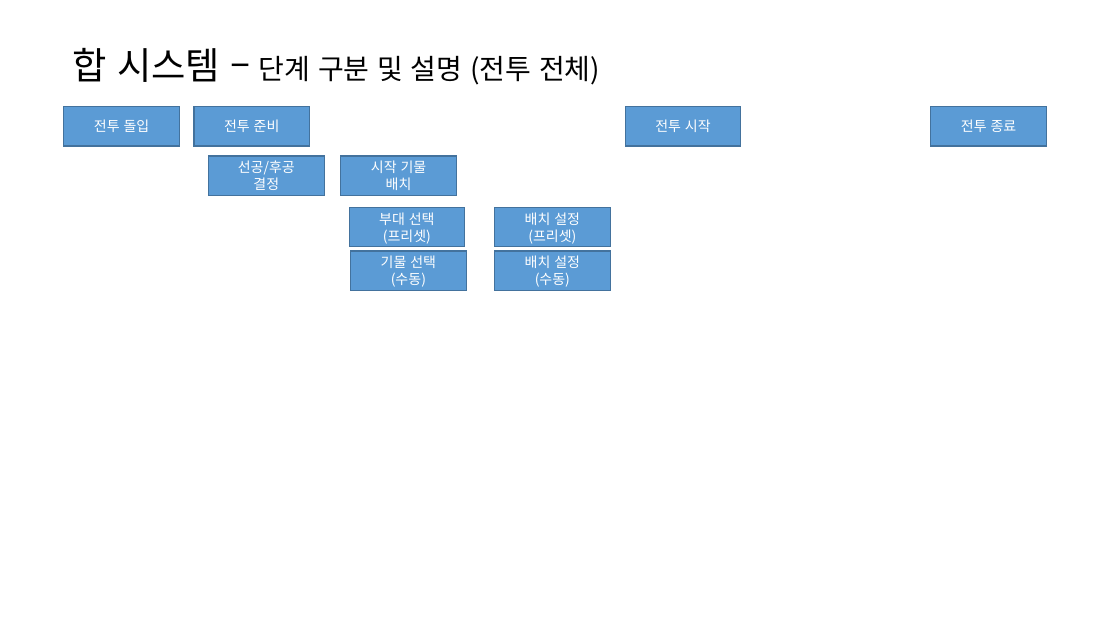
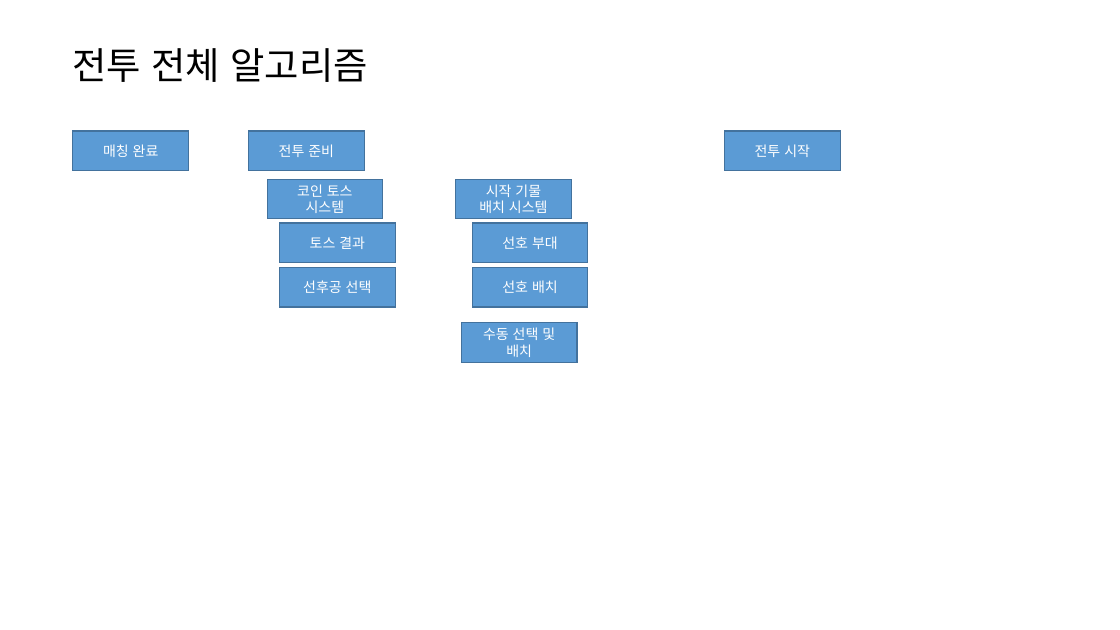
Before and after one commit to yjk0401/unityenginebasic_9th, a slide deck: slide 3 of 기획/체스/체스 전투 시스템 기획서.pptx. Drawn at 1120x630 pixels with LibreOffice and Linux fonts; fonts in the diff are those of the drawing. Boxes give left, top, right and bottom in pixels: in the first picture for what was removed or moved away, otherwise in the second. Text is boxed around its words. In the diff, an @@ line names an element or a change of style, - is before the commit and + after.

```diff
--- a/기획/체스/체스 전투 시스템 기획서.pptx
+++ b/기획/체스/체스 전투 시스템 기획서.pptx
@@ text at box(72, 48, 368, 82): text changed; size 24 to 32 pt @@
-합 시스템 – 단계 구분 및 설명 (전투 전체)
+전투 전체 알고리즘
@@ rectangle removed at box(64, 107, 180, 146) @@
-전투 돌입
@@ rectangle removed at box(931, 107, 1047, 146) @@
-전투 종료
@@ rectangle added at box(73, 131, 189, 171), fill #5B9BD5, outline #43739E 1 pt, 12 pt, text #FFFFFF @@
+매칭 완료
@@ rectangle "전투 준비": place and size @@
-rectangle "전투 준비" at box(194, 107, 310, 146)
+rectangle "전투 준비" at box(249, 131, 365, 171)
@@ rectangle "전투 시작": place and size @@
-rectangle "전투 시작" at box(625, 107, 741, 146)
+rectangle "전투 시작" at box(725, 131, 841, 171)
@@ rectangle "코인 토스": place and size @@
-rectangle "코인 토스" at box(208, 156, 324, 196)
+rectangle "코인 토스" at box(267, 179, 383, 218)
@@ rectangle "시작 기물": place and size @@
-rectangle "시작 기물" at box(341, 156, 457, 196)
+rectangle "시작 기물" at box(456, 179, 572, 218)
@@ text in rectangle at box(297, 184, 353, 213): text changed @@
-선공/후공
-결정
+코인 토스
+시스템
@@ text in rectangle at box(479, 200, 548, 213): text changed @@
-배치
+배치 시스템
@@ rectangle removed at box(495, 208, 611, 247) @@
-배치 설정
-(프리셋)
@@ rectangle added at box(280, 223, 396, 262), fill #5B9BD5, outline #43739E 1 pt, 12 pt, text #FFFFFF @@
+토스 결과
@@ rectangle "선호 부대": place and size @@
-rectangle "선호 부대" at box(350, 208, 465, 247)
+rectangle "선호 부대" at box(472, 223, 588, 262)
@@ text in rectangle at box(502, 236, 558, 249): text changed @@
-부대 선택
-(프리셋)
+선호 부대
@@ rectangle added at box(280, 268, 396, 308), fill #5B9BD5, outline #43739E 1 pt, 12 pt, text #FFFFFF @@
+선후공 선택
@@ rectangle "선호 배치": place and size @@
-rectangle "선호 배치" at box(495, 251, 611, 291)
+rectangle "선호 배치" at box(472, 268, 588, 308)
@@ text in rectangle at box(502, 280, 558, 293): text changed @@
-배치 설정
-(수동)
+선호 배치
@@ rectangle "수동 선택 및 배치": place and size @@
-rectangle "수동 선택 및 배치" at box(350, 251, 466, 291)
+rectangle "수동 선택 및 배치" at box(461, 323, 577, 362)
@@ text in rectangle at box(483, 327, 555, 357): text changed @@
-기물 선택
-(수동)
+수동 선택 및 배치
```
Also in this commit, not shown: 2 other slides changed, 7 slides added, 1 other file.
